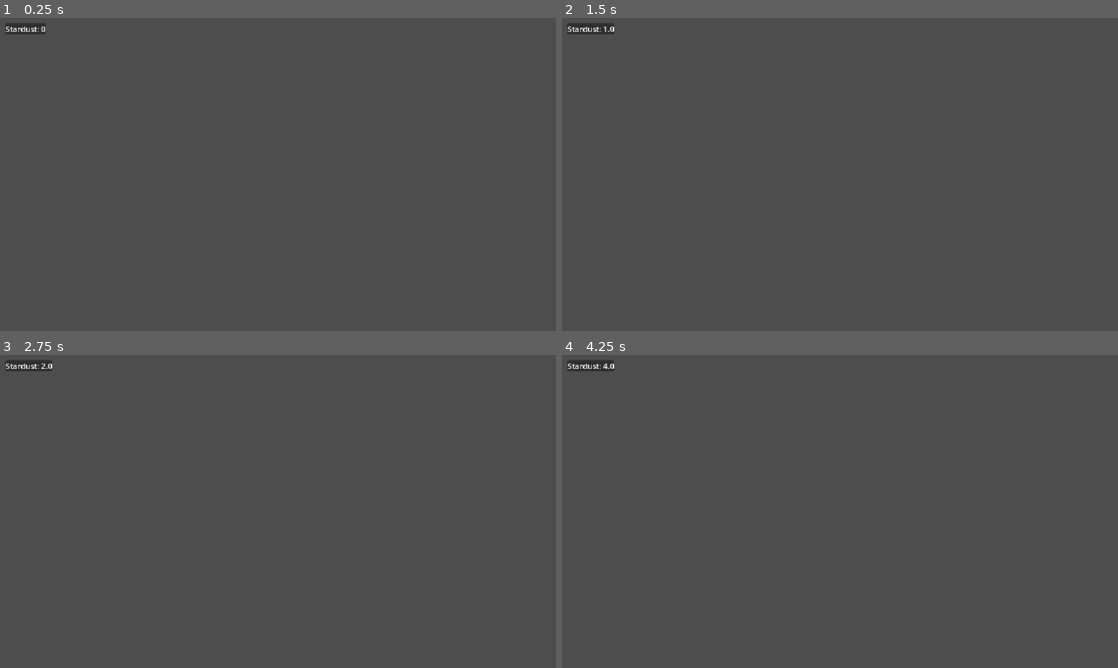
Above: before the commit, frames 1-4 (two rows, left to right).
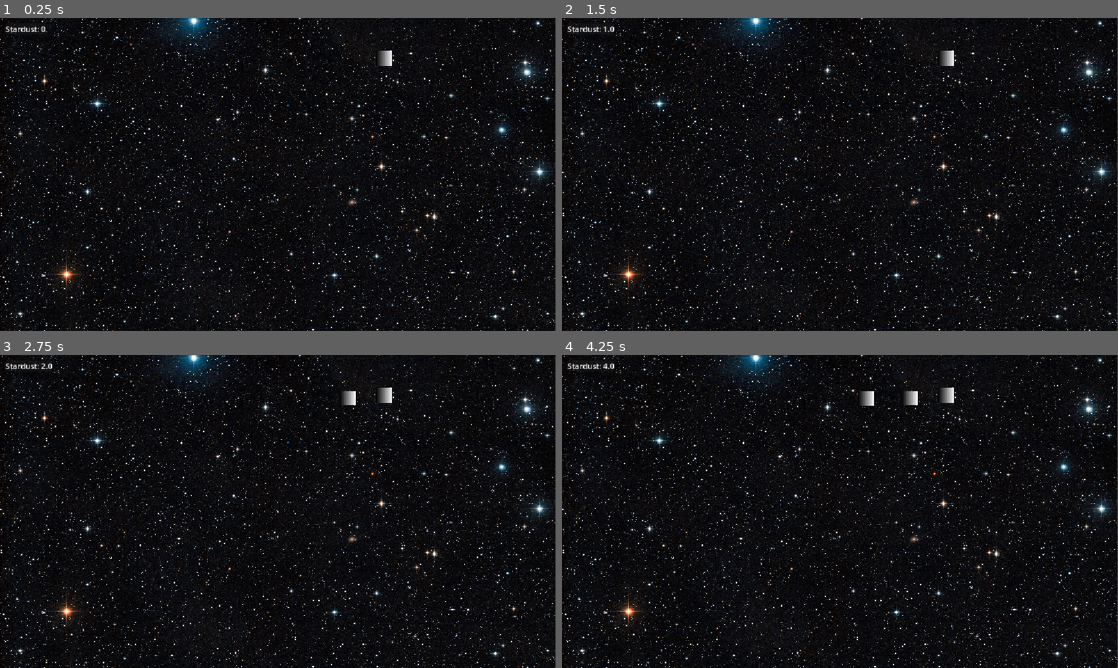
Above: after the commit, the same moments.

Repository: SteveJaws/space-idle-game
Game: Godot game, scene res://Scenes/main.tscn
The game is run twice, just before and just after one commit, with the same random seed, the same clock (stepped at 60 frames per second) and the same inputs.
Inputs:
- Up to frame 1 (0.25 s): no input
- Up to frame 2 (1.5 s): tap Enter at 0.5 s; tap Space at 1.25 s
- Up to frame 3 (2.75 s): no input
- Up to frame 4 (4.25 s): tap Enter at 2.75 s; tap Space at 3.5 s

The runs differ from the first frame. In frame 1, 99% of the frame differs, in the area x 0-100%, y 0-100%; in frame 2, 99%; in frame 3, 99%; in frame 4, 99%.

Commit message:
Busy with code

Diff:
--- /dev/null
+++ b/Scenes/comet.tscn
@@ -0,0 +1,16 @@
+[gd_scene format=3 uid="uid://cxyunsc05t0ly"]
+
+[ext_resource type="Script" uid="uid://fmhlj1ctlhrk" path="res://Scripts/Objects/comet.gd" id="1_rjp11"]
+
+[sub_resource type="Gradient" id="Gradient_865kf"]
+
+[sub_resource type="GradientTexture1D" id="GradientTexture1D_865kf"]
+gradient = SubResource("Gradient_865kf")
+
+[node name="Comet" type="Node2D" unique_id=1946951399]
+script = ExtResource("1_rjp11")
+
+[node name="Sprite2D" type="Sprite2D" parent="." unique_id=1965517872]
+position = Vector2(0, -1.9073486e-06)
+scale = Vector2(0.12840949, 30.249996)
+texture = SubResource("GradientTexture1D_865kf")
--- a/Scenes/main.tscn
+++ b/Scenes/main.tscn
@@ -3,16 +3,51 @@
 [ext_resource type="Script" uid="uid://ddpoe2tnfdk0s" path="res://Scripts/Controllers/main_game_controller.gd" id="1_jjgbg"]
 [ext_resource type="Script" uid="uid://cc7awuslbhnav" path="res://Scripts/Ui/in_game_ui_controller.gd" id="2_8gbba"]
 [ext_resource type="Script" uid="uid://pefd3qamwxv4" path="res://Scripts/Ui/currency_container.gd" id="2_bo1nx"]
+[ext_resource type="Script" uid="uid://b6lk5ac5lnx0e" path="res://Scripts/Spawners/comet_spawner.gd" id="2_jjvhh"]
+[ext_resource type="Texture2D" uid="uid://7ikrjomrfdjf" path="res://Assets/HuGGeENt6kGyixe3hT9tnY.jpg" id="5_kry3j"]
+
+[sub_resource type="RectangleShape2D" id="RectangleShape2D_2exj0"]
+size = Vector2(1149, 20)
+
+[sub_resource type="CircleShape2D" id="CircleShape2D_kry3j"]
 
 [node name="Main" type="Node2D" unique_id=1920608726]
 
-[node name="Camera2D" type="Camera2D" parent="." unique_id=1782789782]
+[node name="GameArea" type="Node2D" parent="." unique_id=598674274]
+
+[node name="Sprite2D" type="Sprite2D" parent="GameArea" unique_id=139797685]
+position = Vector2(-0.5, 0.5)
+scale = Vector2(0.5984375, 0.5391666)
+texture = ExtResource("5_kry3j")
+
+[node name="CometSpawnAreaContainer" type="Area2D" parent="GameArea" unique_id=1742808469]
+position = Vector2(0, -245)
+
+[node name="CometSpawnArea" type="CollisionShape2D" parent="GameArea/CometSpawnAreaContainer" unique_id=61310049]
+position = Vector2(-1.5, 0)
+shape = SubResource("RectangleShape2D_2exj0")
+
+[node name="CometTargetAreaContainer" type="Area2D" parent="GameArea" unique_id=413169908]
+
+[node name="CometTargetArea" type="CollisionShape2D" parent="GameArea/CometTargetAreaContainer" unique_id=86790243]
+scale = Vector2(12.87, 12.87)
+shape = SubResource("CircleShape2D_kry3j")
 
 [node name="MainGameController" type="Node" parent="." unique_id=1240563683]
 script = ExtResource("1_jjgbg")
 
 [node name="CurrencyTimer" type="Timer" parent="MainGameController" unique_id=1020226963]
 autostart = true
+
+[node name="CometSpawner" type="Node" parent="MainGameController" unique_id=1762842700 node_paths=PackedStringArray("cometSpawnArea", "cometTargetArea")]
+script = ExtResource("2_jjvhh")
+cometSpawnArea = NodePath("../../GameArea/CometSpawnAreaContainer/CometSpawnArea")
+cometTargetArea = NodePath("../../GameArea/CometTargetAreaContainer/CometTargetArea")
+
+[node name="CometSpawnTimer" type="Timer" parent="MainGameController/CometSpawner" unique_id=1647153805]
+one_shot = true
+
+[node name="Camera2D" type="Camera2D" parent="." unique_id=1782789782]
 
 [node name="InGameUiController" type="Control" parent="." unique_id=290881692 node_paths=PackedStringArray("currencyContainer")]
 layout_mode = 3
@@ -58,3 +93,4 @@
 text = "0"
 
 [connection signal="timeout" from="MainGameController/CurrencyTimer" to="MainGameController" method="_on_timer_timeout"]
+[connection signal="timeout" from="MainGameController/CometSpawner/CometSpawnTimer" to="MainGameController/CometSpawner" method="_on_comet_spawn_timer_timeout"]
--- a/Scripts/Controllers/main_game_controller.gd
+++ b/Scripts/Controllers/main_game_controller.gd
@@ -12,7 +12,7 @@
 
 # Called every frame. 'delta' is the elapsed time since the previous frame.
 func _process(delta: float) -> void:
-	print(playerData.currency_amount);
+	pass
 
 
 func _on_timer_timeout() -> void:
--- /dev/null
+++ b/Scripts/Objects/comet.gd
@@ -0,0 +1,11 @@
+extends Node2D
+
+var targetPos: Vector2;
+
+# Called when the node enters the scene tree for the first time.
+func _ready() -> void:
+	pass # Replace with function body.
+
+# Called every frame. 'delta' is the elapsed time since the previous frame.
+func _process(delta: float) -> void:
+	global_position.move_toward(self.targetPos, delta * 100)
--- /dev/null
+++ b/Scripts/Spawners/comet_spawner.gd
@@ -0,0 +1,49 @@
+extends Node
+
+@onready var timer: Timer = $CometSpawnTimer;
+@export var cometSpawnArea: CollisionShape2D;
+@export var cometTargetArea: CollisionShape2D;
+
+func get_rand_f() -> float:
+	return randf_range(0, 2);
+
+# Called when the node enters the scene tree for the first time.
+func _ready() -> void:
+	self.set_timer(self.get_rand_f());
+
+func set_timer(delay: float) -> void:
+	timer.wait_time = delay;
+	timer.start();
+
+func _on_comet_spawn_timer_timeout() -> void:
+	var scene = preload("res://Scenes/comet.tscn").instantiate();
+
+	self.spawn_comet(scene);
+
+func spawn_comet(comet: Node2D) -> void:
+	var cometSpawnAreaX: float = self.cometSpawnArea.global_position.x;
+	var cometSpawnAreaY: float = self.cometSpawnArea.global_position.y;
+	var cometSpawnAreaWidth: float = self.cometSpawnArea.shape.get_rect().size.x;
+	var cometSpawnAreaHeight: float = self.cometSpawnArea.shape.get_rect().size.y;
+
+	var spawnX = randf_range(cometSpawnAreaX, cometSpawnAreaX + cometSpawnAreaWidth);
+	var spawnY = randf_range(cometSpawnAreaY, cometSpawnAreaY + cometSpawnAreaHeight);
+
+	var cometSpawnPos: Vector2 = Vector2(spawnX, spawnY)
+
+	var cometTargetAreaX: float = self.cometTargetArea.global_position.x;
+	var cometTargetAreaY: float = self.cometTargetArea.global_position.y;
+	var cometTargetAreaWidth: float = self.cometTargetArea.shape.get_rect().size.x;
+	var cometTargetAreaHeight: float = self.cometTargetArea.shape.get_rect().size.y;
+
+	var targetX = randf_range(cometTargetAreaX, cometTargetAreaX + cometTargetAreaWidth)
+	var targetY = randf_range(cometTargetAreaY, cometTargetAreaY + cometTargetAreaHeight)
+
+	var cometTargetPos: Vector2 = Vector2(targetX, targetY);
+
+	comet.global_position = cometSpawnPos;
+	comet.targetPos = cometTargetPos;
+
+	get_tree().get_root().add_child(comet);
+
+	set_timer(self.get_rand_f());
Binary file added: Assets/HuGGeENt6kGyixe3hT9tnY.jpg
Not shown, added: Assets/HuGGeENt6kGyixe3hT9tnY.jpg.import
Not shown, added: Scripts/Objects/comet.gd.uid
Not shown, added: Scripts/Spawners/comet_spawner.gd.uid
